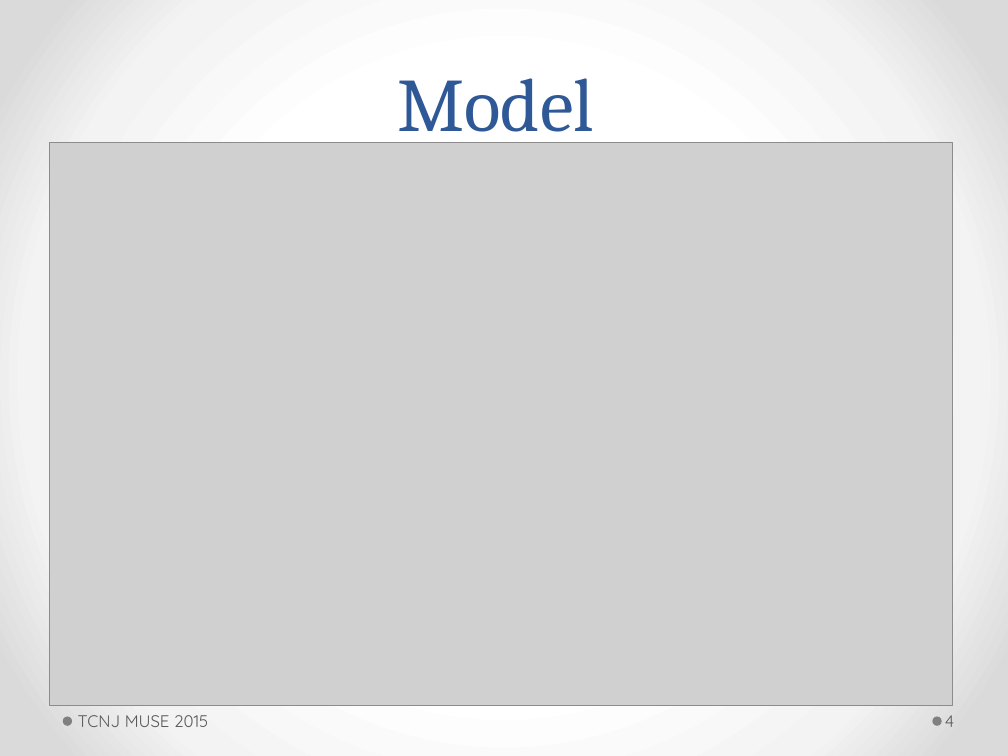
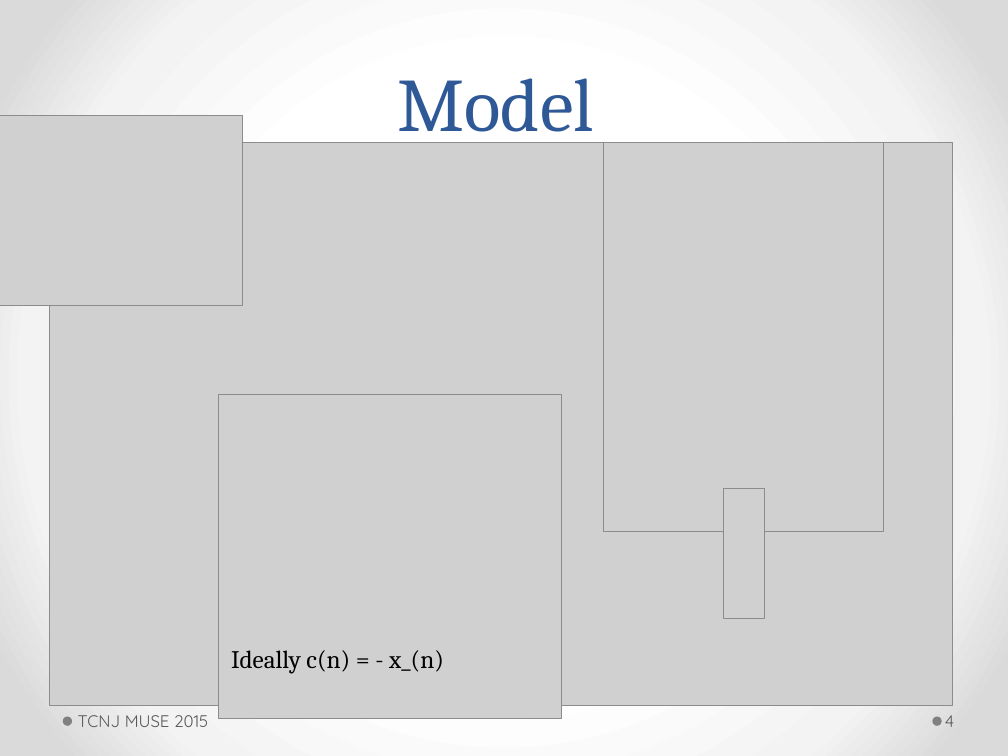
Before and after one commit to ActiveNoiseCancellationResearch/MUSE-Research, a slide deck: slide 4 of proj_anc/doc/jswift/7_23_2015_powerpoint.pptm. Drawn at 1008x756 pixels with LibreOffice and Linux fonts; fonts in the diff are those of the drawing; grey boxes stand for pictures. Boxes give left, top, right and bottom in pixels: in the first picture for what was removed or moved away, otherwise in the second. Text is boxed around its words. In the diff, an @@ line names an element or a change of style, - is before the commit and + after.

```diff
--- a/proj_anc/doc/jswift/7_23_2015_powerpoint.pptm
+++ b/proj_anc/doc/jswift/7_23_2015_powerpoint.pptm
@@ picture added at <box>0,115,243,305</box> @@
@@ picture added at <box>604,142,883,531</box> @@
@@ picture added at <box>219,395,562,719</box> @@
@@ picture added at <box>724,489,765,618</box> @@
@@ text added at <box>231,650,444,674</box>, 18 pt, text #000000 @@
+Ideally c(n) = - x_(n)
```
Also in this commit, not shown: 7 other slides changed, 1 slide removed, 57 other files.
